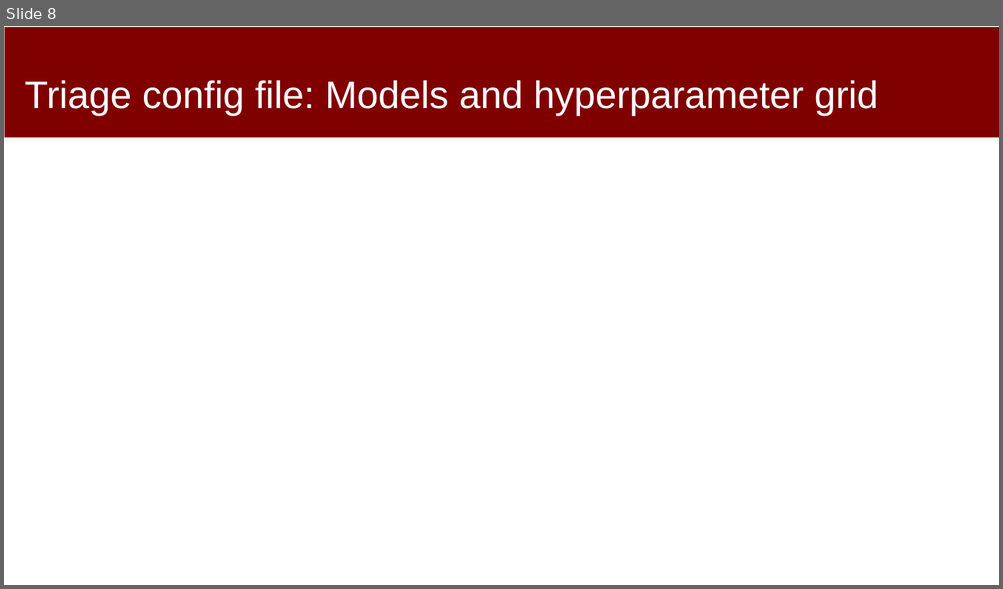
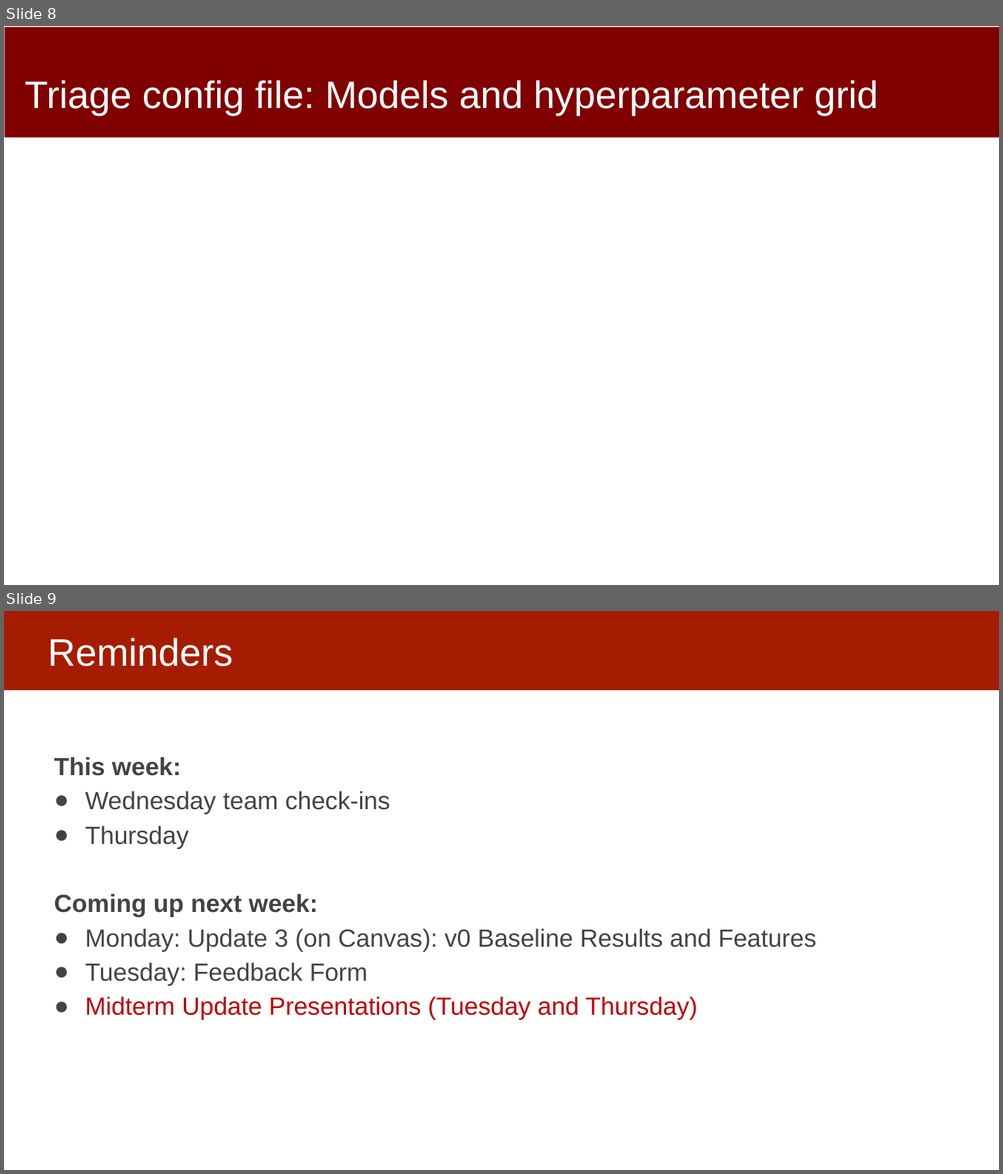
Before and after one commit to dssg/mlforpublicpolicylab, a slide deck: 08 - ML Modeling in Practice/ML Modeling in Practice.pptx. Shown one above the other, each under a label of ours: slide 8 before the commit, slides 8 and 9 after it. The pictures are 1003x589 and 1003x1174 pixels, drawn with LibreOffice and Linux fonts; fonts in the diff are those of the drawing. Boxes give left, top, right and bottom in pixels: in the first picture for what was removed or moved away, otherwise in the second. Text is boxed around its words. In the diff, an @@ line names an element or a change of style, - is before the commit and + after.

Commit message:
slide updates

```diff
--- a/08 - ML Modeling in Practice/ML Modeling in Practice.pptx
+++ b/08 - ML Modeling in Practice/ML Modeling in Practice.pptx
@@ slide 9 added at bbox=[4, 611, 999, 1170], background #FFFFFF @@
@@ rectangle added at bbox=[4, 611, 999, 690], fill #A61C00 @@
@@ title added at bbox=[48, 638, 233, 667], 37 pt, text #FFFFFF @@
+Reminders
@@ text added at bbox=[54, 757, 817, 1020], 24 pt, text #434343 @@
+This week:
+● Wednesday team check-ins
+● Thursday
+Coming up next week:
+● Monday: Update 3 (on Canvas): v0 Baseline Results and Features
+● Tuesday: Feedback Form
+● Midterm Update Presentations (Tuesday and Thursday)
```
Also in this commit, not shown: 1 slide changed, 1 slide removed.
